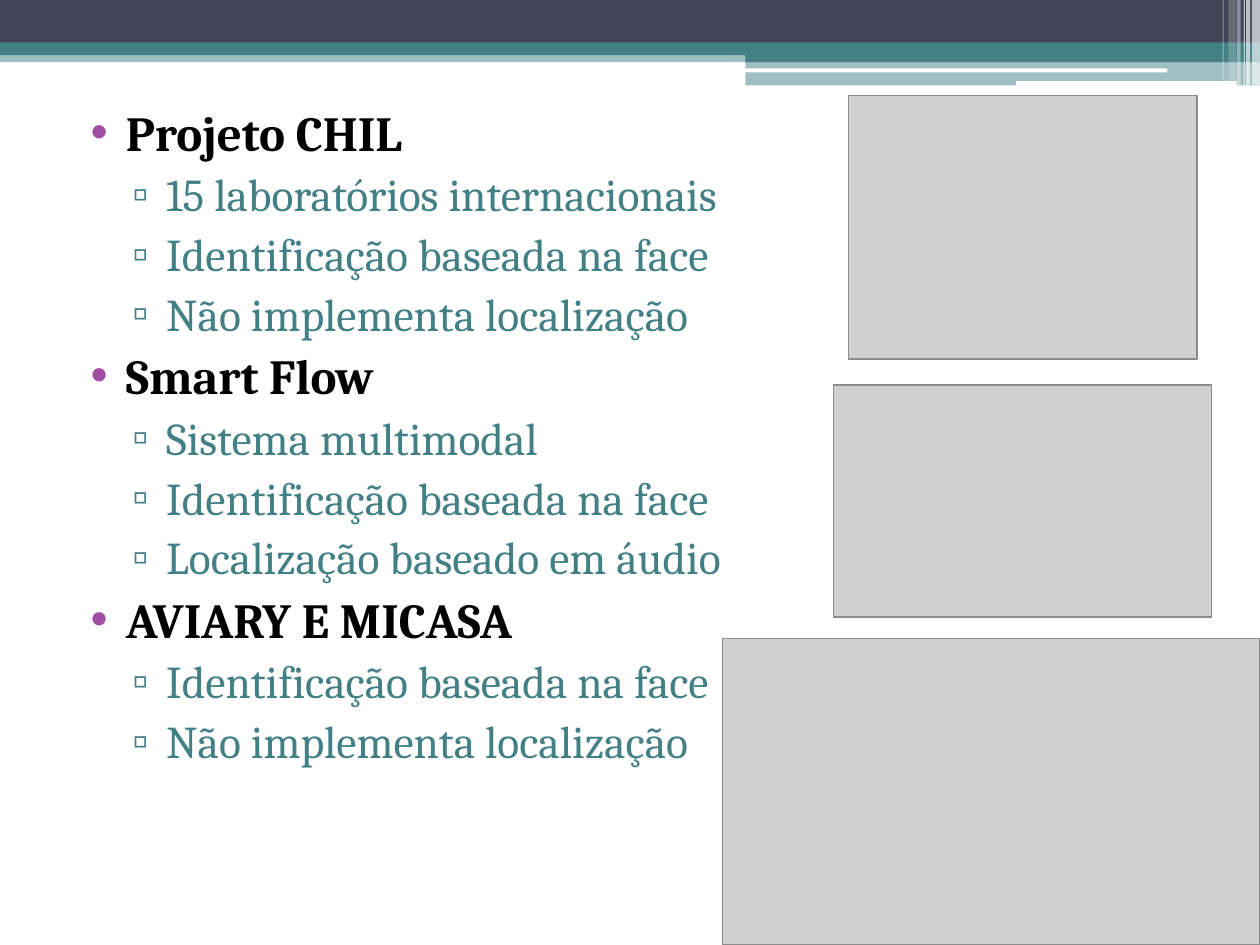
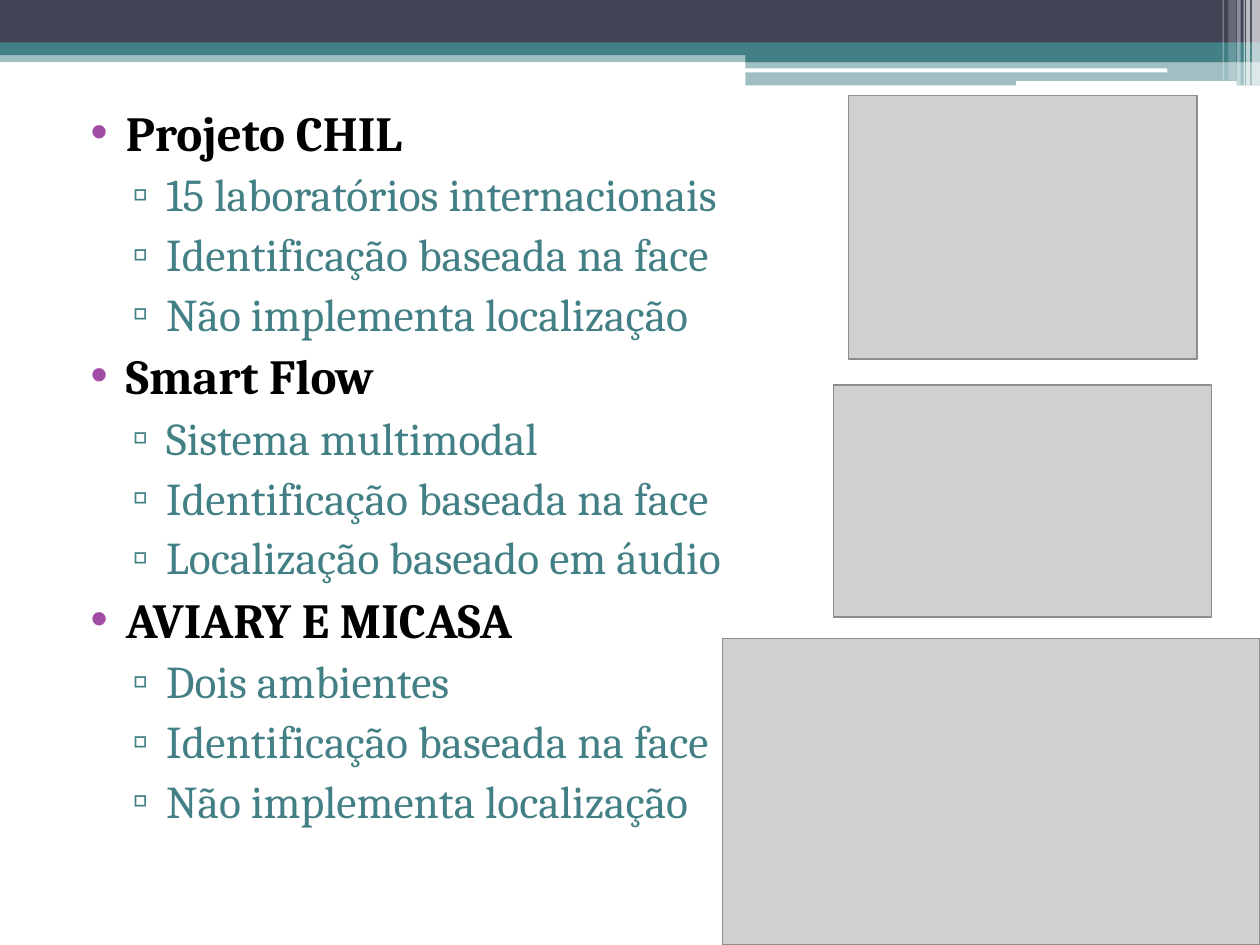
Before and after one commit to talesporto/Artigo-TRUE-SBCUP, a slide deck: slide 4 of apresentacao/ApresentacaoSBCUP.pptx. Drawn at 1260x945 pixels with LibreOffice and Linux fonts; fonts in the diff are those of the drawing; grey boxes stand for pictures. Boxes give left, top, right and bottom in pixels: in the first picture for what was removed or moved away, otherwise in the second. Text is boxed around its words. In the diff, an @@ line names an element or a change of style, - is before the commit and + after.

```diff
--- a/apresentacao/ApresentacaoSBCUP.pptx
+++ b/apresentacao/ApresentacaoSBCUP.pptx
@@ text at [166,666,449,699]: paragraph added @@
+  ▫ Dois ambientes
```
Also in this commit, not shown: 12 other slides changed, 7 other files.
